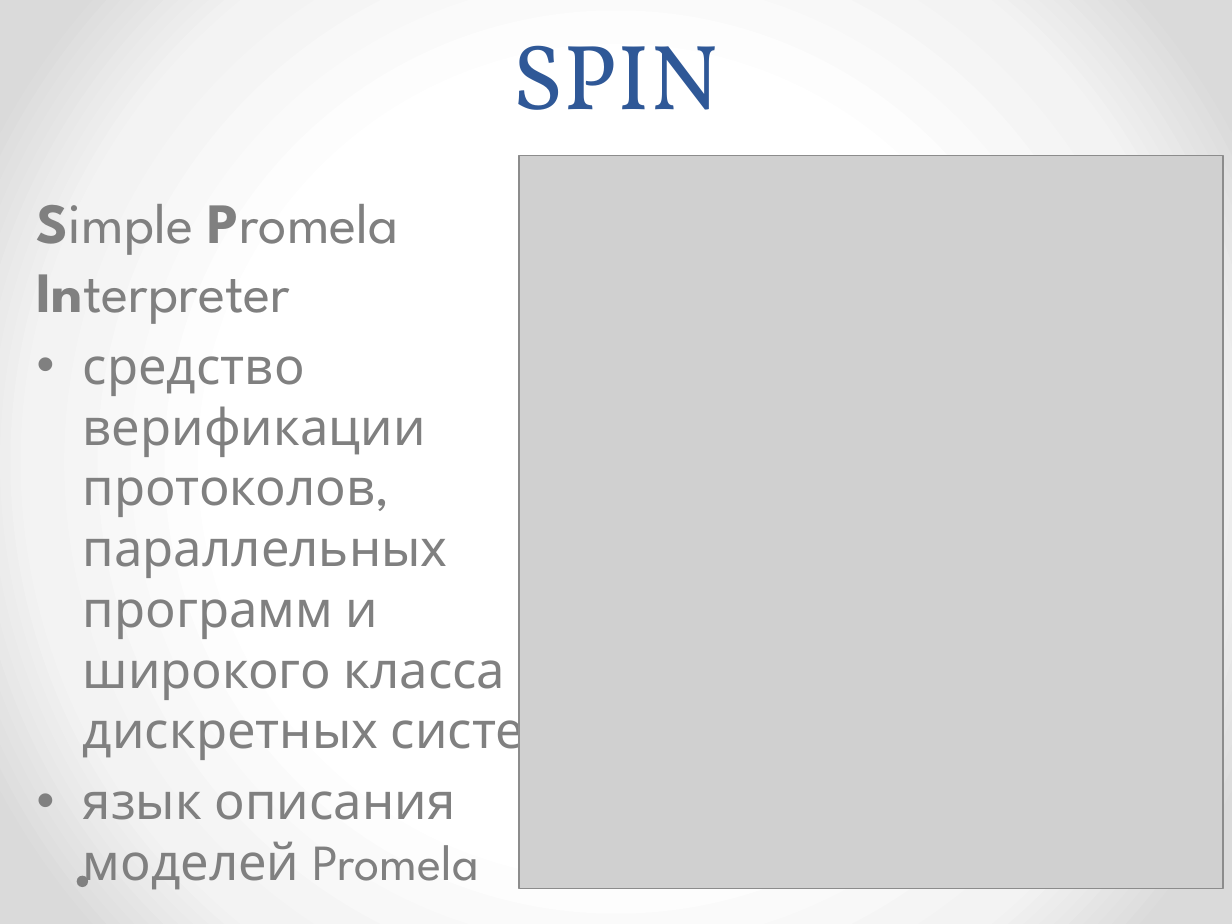
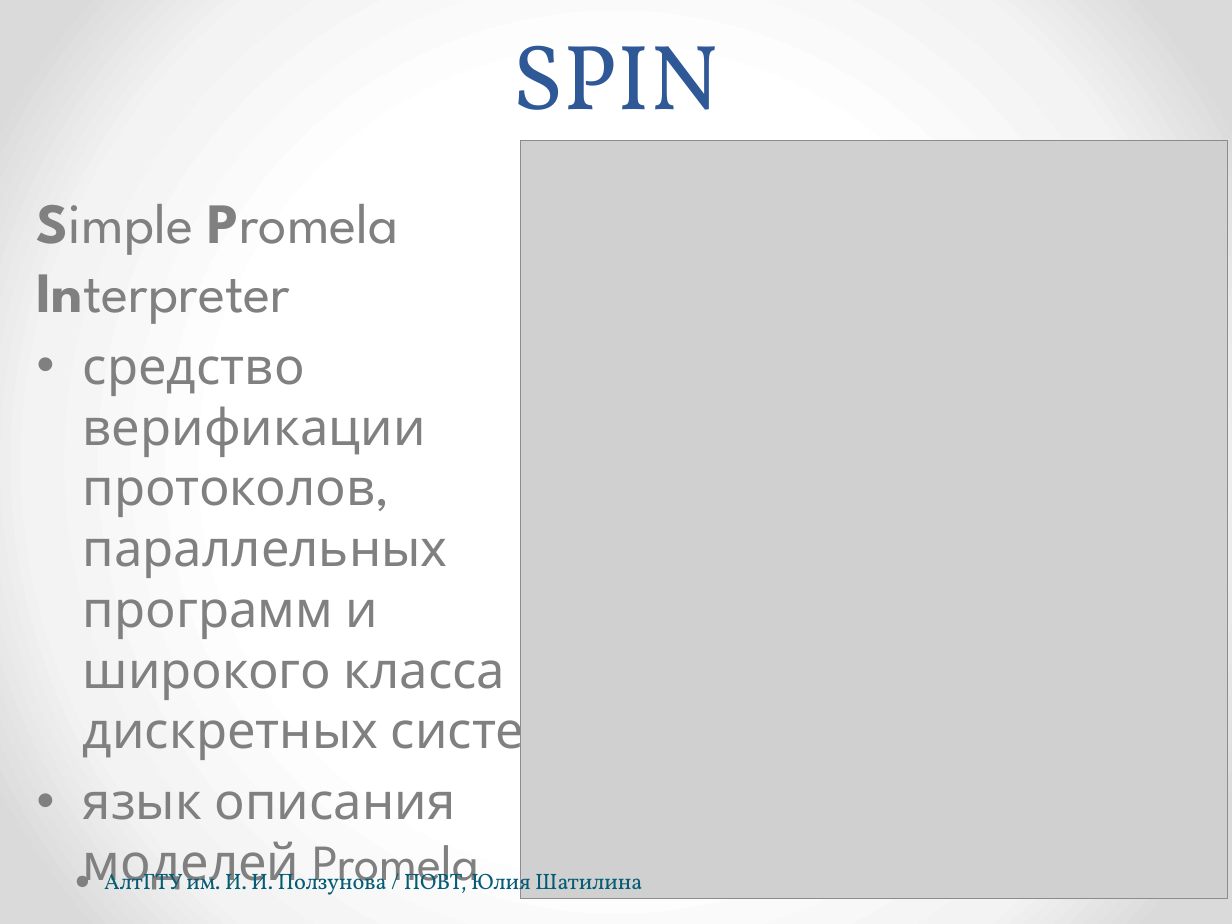
Before and after one commit to hisohito/proto-doc, a slide deck: slide 7 of shatilina.pptx. Drawn at 1232x924 pixels with LibreOffice and Linux fonts; fonts in the diff are those of the drawing; grey boxes stand for pictures. Boxes give left, top, right and bottom in pixels: in the first picture for what was removed or moved away, otherwise in the second. Text is boxed around its words. In the diff, an @@ line names an element or a change of style, - is before the commit and + after.

Commit message:
Little changes

```diff
--- a/shatilina.pptx
+++ b/shatilina.pptx
@@ picture: place and size @@
-picture at box(519, 155, 1222, 888)
+picture at box(520, 140, 1227, 898)
@@ text added at box(104, 868, 642, 900), 13 pt, text #045C75 @@
+АлтГТУ им. И. И. Ползунова / ПОВТ, Юлия Шатилина
@@ ellipse removed at box(1140, 876, 1151, 887) @@
```
Also in this commit, not shown: 5 other slides changed.
